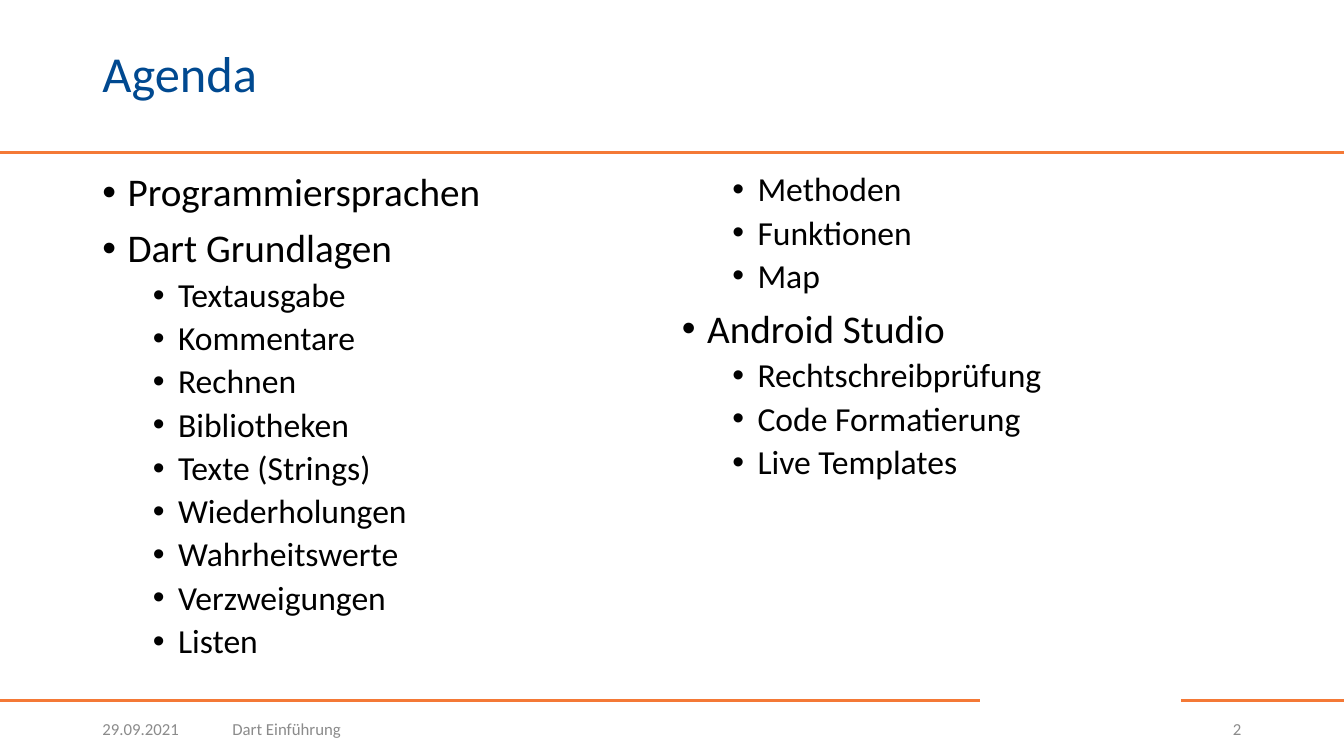
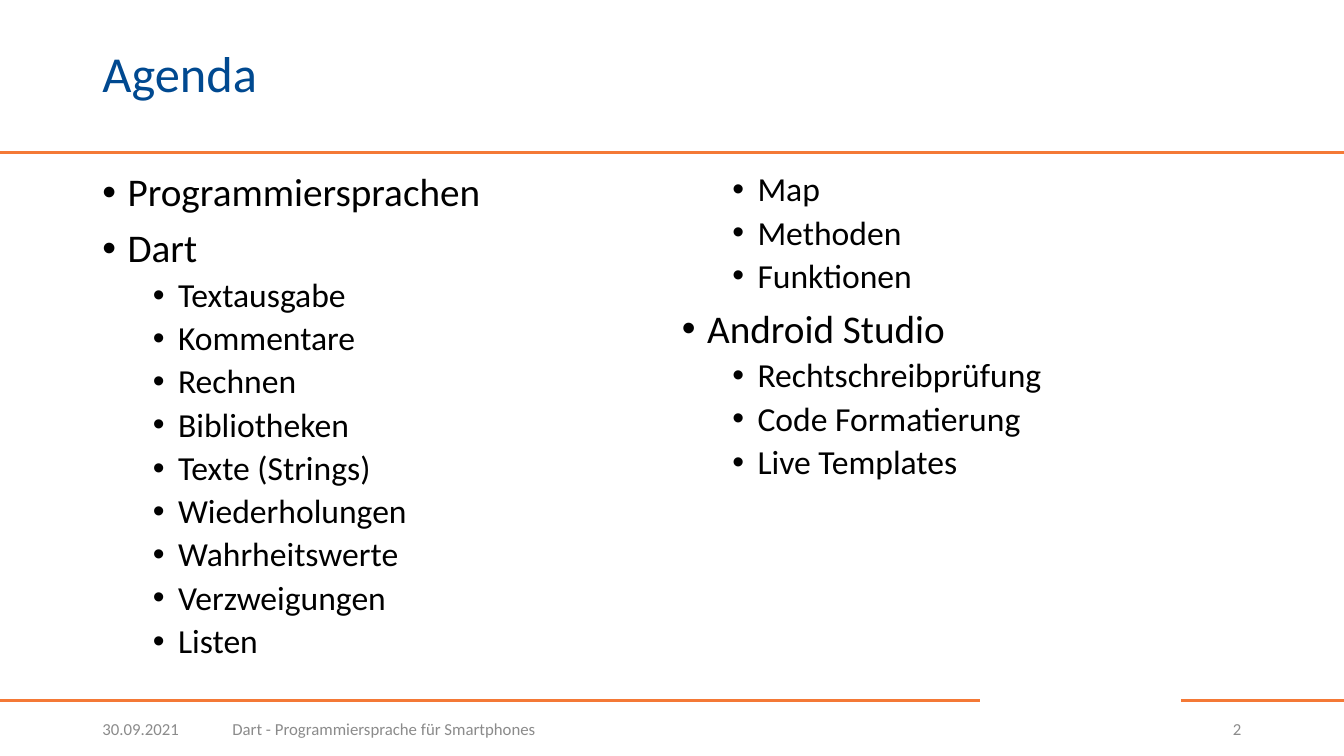
Before and after one commit to BogyMitutoyoCTL/Checklisten-App-2021, a slide deck: slide 2 of Dart.pptx. Drawn at 1344x756 pixels with LibreOffice and Linux fonts; fonts in the diff are those of the drawing; background and template pictures are left out. Boxes give left, top, right and bottom in pixels: in the first picture for what was removed or moved away, otherwise in the second. Text is boxed around its words. In the diff, an @@ line names an element or a change of style, - is before the commit and + after.

```diff
--- a/Dart.pptx
+++ b/Dart.pptx
@@ text at [758,179,820,207]: paragraph added @@
+  • Map
@@ text at [128,237,198,263]: text changed @@
-• Dart Grundlagen
+• Dart
@@ text at [758,266,820,294]: paragraph removed @@
-  • Map
@@ text at [102,724,178,735]: text changed @@
-29.09.2021
+30.09.2021
@@ text at [232,723,535,738]: text changed @@
-Dart Einführung
+Dart - Programmiersprache für Smartphones
```
Also in this commit, not shown: 54 other slides changed, 14 slides added.
